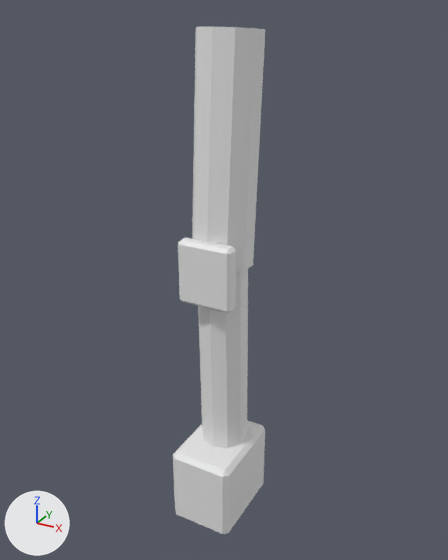
An edit to the glTF model assets/source/units/directorate/sources/infantry/kit/combat_engineer/member_2_hip_left.gltf, drawn before and after from the same camera.
Camera for both pictures: a camera (50 mm lens) standing at (0.535, -0.296, 0.032) and looking at (0.254, 0.214, -0.223). The axes (+X, +Y, +Z) are drawn at lower left. The lights are the same throughout. The picture after the commit comes second. Vertices at exactly the same position are counted once.

Names of what the first picture shows: 'member_2_hip_left'.
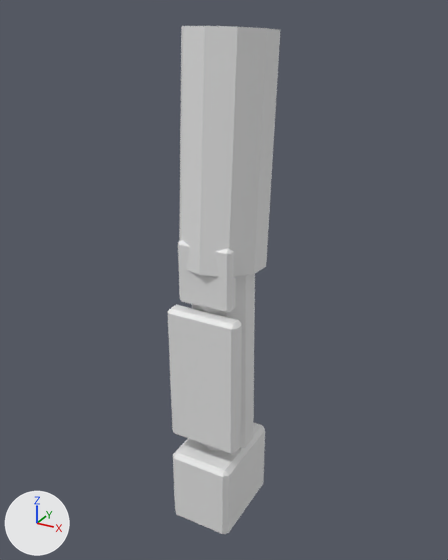
Location of each change, (x1, y1, x2, y2) in pixels of the pictures (448 x 560 px; the box of a moved part takes in the faces that stretch with it):
'member_2_hip_left', reshaped (22% wider): before (173, 27, 265, 534); after (168, 26, 280, 534)
part 1 of me_member_2_hip_left, added: after (168, 304, 242, 454)
part 2 of me_member_2_hip_left, moved or reshaped: before (192, 27, 265, 448); after (179, 26, 280, 452)

Edits to the bpy script that builds the scene:
```text
Change me_member_2_hip_left:
    used by ob_member_2_hip_left; location = (0.0, 0.0, 0.0)
    remove me_member_2_hip_left.from_pydata(...)  # 88 vertices, 160 faces; spans x 0.222..0.292, y 0.151..0.251, z -0.5..0.017
    add me_member_2_hip_left.from_pydata(...)  # 112 vertices, 204 faces; spans x 0.215..0.299, y 0.151..0.264, z -0.5..0.018
    me_member_2_hip_left part 1: a new loose piece of 24 vertices spanning x 0.218..0.296, y 0.159..0.177, z -0.393..-0.241
    me_member_2_hip_left part 2
    40 vertices move from x 0.228..0.286, y 0.174..0.251, z -0.416..0.017 to x 0.215..0.299, y 0.161..0.264, z -0.416..0.018
```
